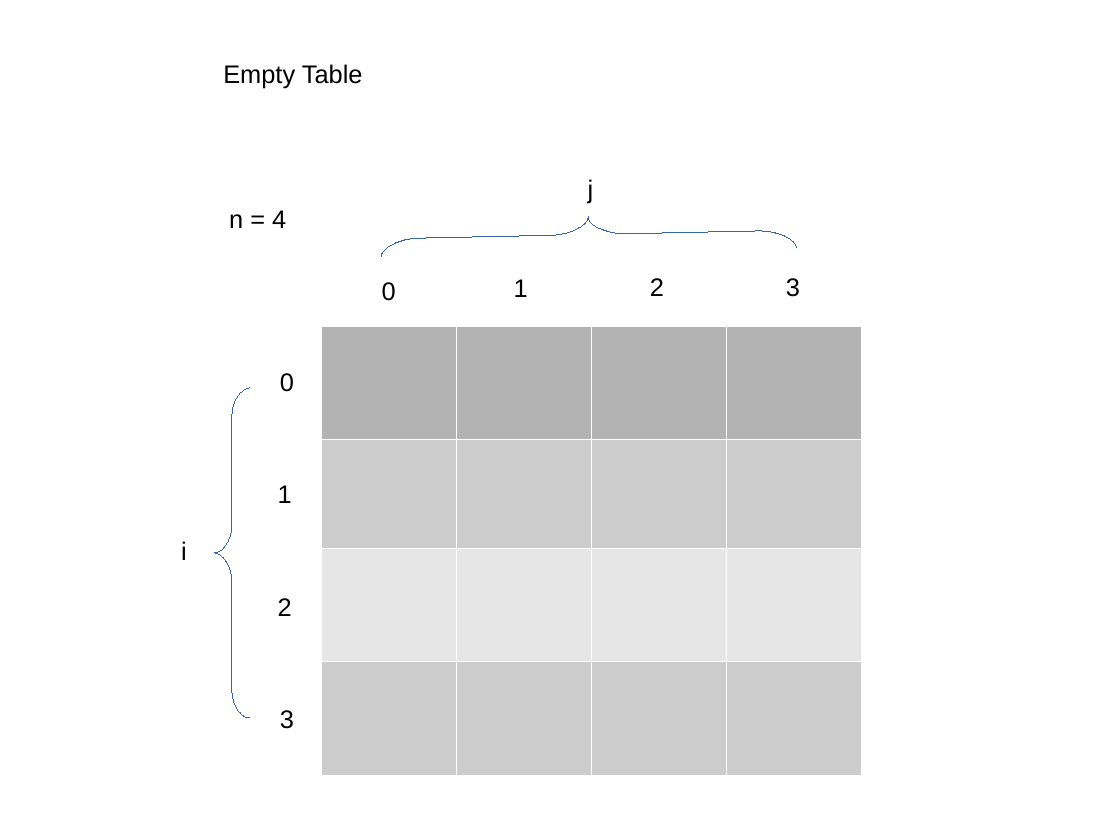
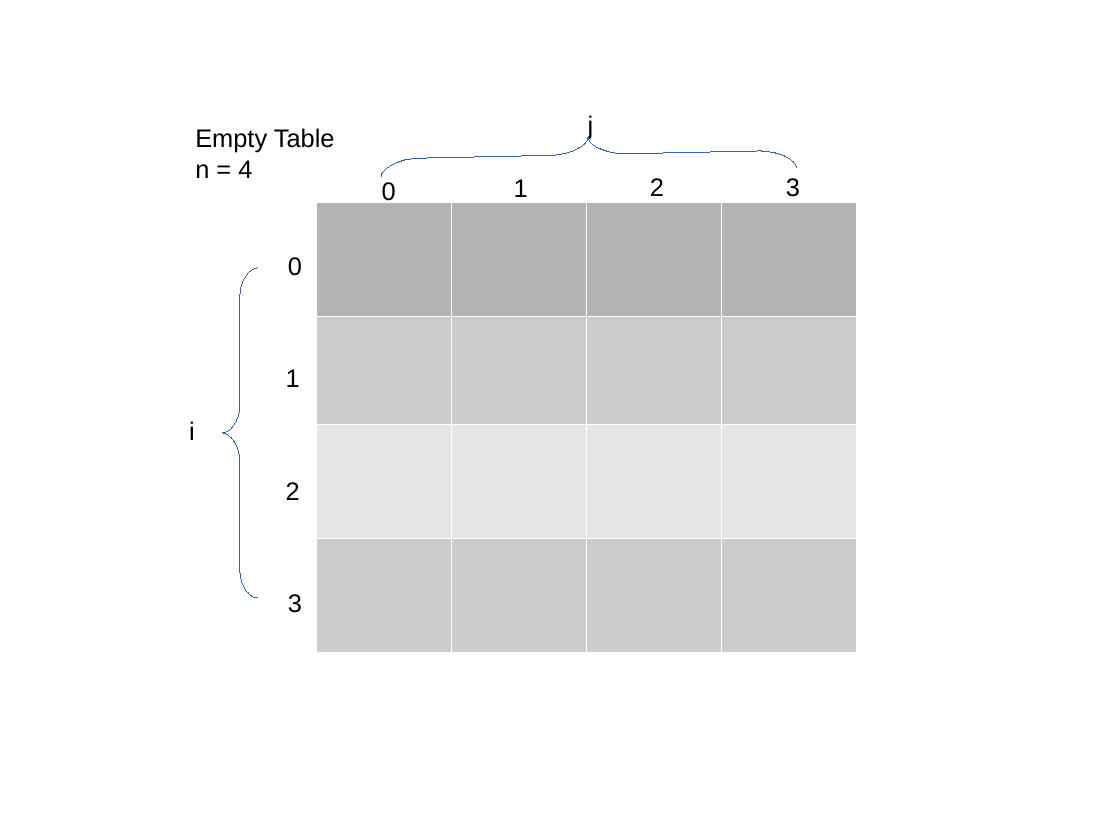
Before and after one commit to imsure/tech-interview-prep, a slide deck: slide 1 of leetcode/writing/730/730_Table_Fill.odp. Drawn at 1120x840 pixels with LibreOffice and Linux fonts; fonts in the diff are those of the drawing. Boxes give left, top, right and bottom in pixels: in the first picture for what was removed or moved away, otherwise in the second. Text is boxed around its words. In the diff, an @@ line names an element or a change of style, - is before the commit and + after.

```diff
--- a/leetcode/writing/730/730_Table_Fill.odp
+++ b/leetcode/writing/730/730_Table_Fill.odp
@@ text "Empty Table": place and size @@
-text "Empty Table" at [223,64,363,89]
+text "Empty Table" at [195,128,335,178]
@@ text "j": place and size @@
-text "j" at [588,179,594,203]
+text "j" at [588,115,594,139]
@@ freeform shape: place and size @@
-freeform shape at [381,212,797,256]
+freeform shape at [381,132,797,176]
@@ text at [195,160,252,178]: paragraph added @@
+n = 4
@@ text "0" rewrapped from [280,373,294,392] to [382,182,396,205] @@
@@ 3 texts: place and size @@
-3 texts at [514,278,800,297]
+3 texts at [514,178,800,197]
@@ table: place and size @@
-table at [322,326,863,776]
+table at [317,202,858,652]
@@ text removed at [229,210,286,228] @@
-n = 4
@@ freeform shape: place and size @@
-freeform shape at [214,388,250,719]
+freeform shape at [223,268,258,599]
@@ text "0": place and size @@
-text "0" at [382,282,396,301]
+text "0" at [288,257,302,276]
@@ text "i": place and size @@
-text "i" at [181,541,187,560]
+text "i" at [189,421,195,440]
@@ 3 texts: place and size @@
-3 texts at [278,485,294,729]
+3 texts at [286,369,302,613]
```
Also in this commit, not shown: 4 other slides changed, 2 slides added, 1 slide removed, 18 other files.
